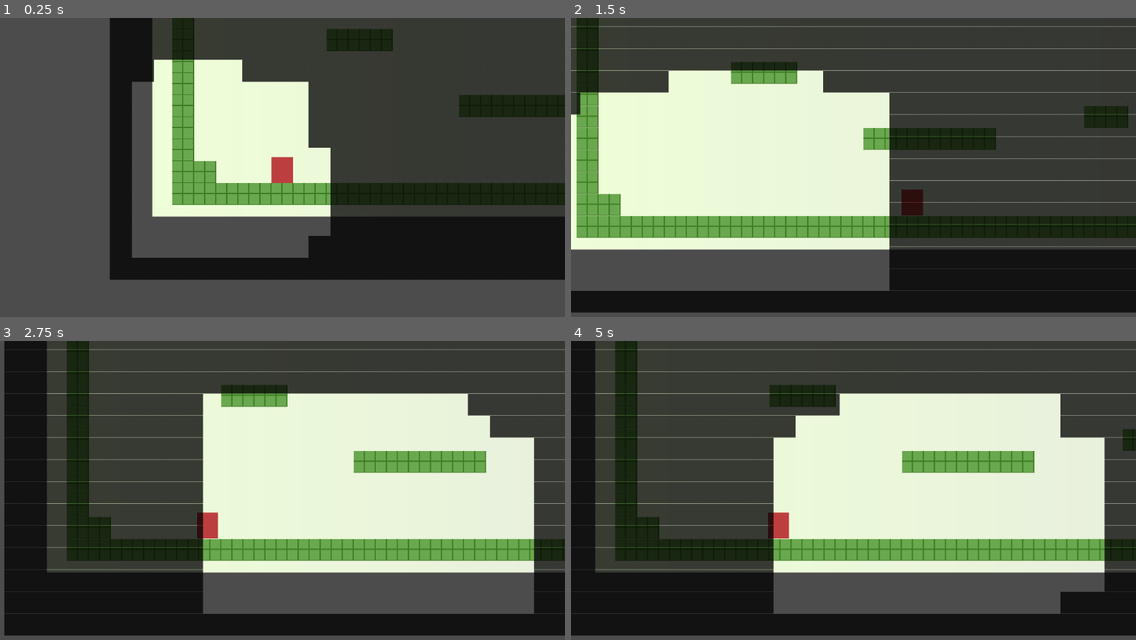
Above: before the commit, frames 1-4 (two rows, left to right).
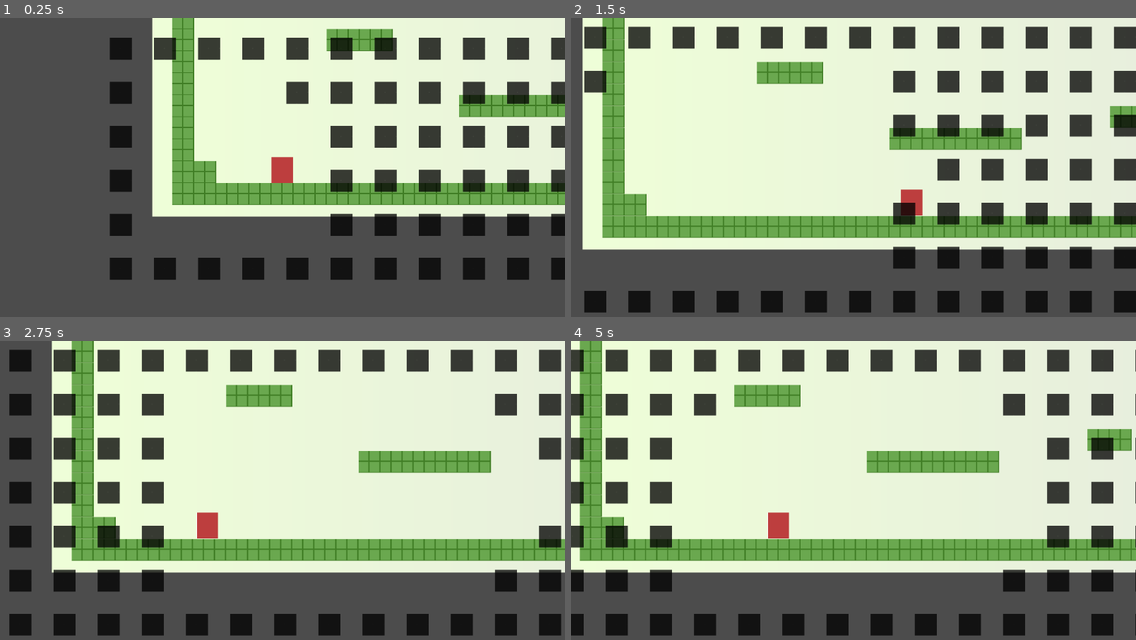
Above: after the commit, the same moments.

Repository: glitchcore/comfort
Game: Godot game, scene res://Scenes/BaseLevel.tscn
Same seed, same stepped clock (60 frames per second), same inputs: the game is played once before the commit and once after it.
Inputs:
- Up to frame 1 (0.25 s): no input
- Up to frame 2 (1.5 s): hold Right (ui_right) from 0.53 s (still down); tap Space (jump) at 0.77 s
- Up to frame 3 (2.75 s): tap Space (jump) at 1.52 s; release Right (ui_right) at 2.03 s; hold Left (ui_left) from 2.03 s (still down)
- Up to frame 4 (5 s): release Left (ui_left) at 2.78 s; hold Right (ui_right) 2.78-4.28 s; tap Space (jump) at 3.02, 3.77, 4.52 s; hold Left (ui_left) from 4.28 s (still down)

The runs differ from the first frame. In frame 1, 37% of the frame differs, in the area x 19-100%, y 0-88%; in frame 2, 50%; in frame 3, 44%; in frame 4, 53%, in the area x 0-100%, y 0-99%.

Commit message:
update web build

Diff:
--- a/Actors/Space.gd
+++ b/Actors/Space.gd
@@ -1,9 +1,9 @@
 extends TileMap
 onready var detector = get_node("/root/BaseLevel/SpaceDetector")
 
-const SIZE = [100, 100]
-const UPDATE_SIZE = 10
-export var space_size = 6
+const SIZE = [40, 40]
+const UPDATE_SIZE = 5
+export var space_size = 3
 
 func create_state():
 	var res = []
--- a/Actors/Space.tscn
+++ b/Actors/Space.tscn
@@ -6,7 +6,7 @@
 [node name="SpaceMap" type="TileMap"]
 modulate = Color( 0, 0, 0, 0.768627 )
 tile_set = ExtResource( 1 )
-cell_size = Vector2( 40, 40 )
+cell_size = Vector2( 80, 80 )
 collision_layer = 4
 collision_mask = 0
 format = 1
Not shown, changed: export_presets.cfg
Not shown, changed: docs/index.html
Not shown, changed: docs/index.pck
